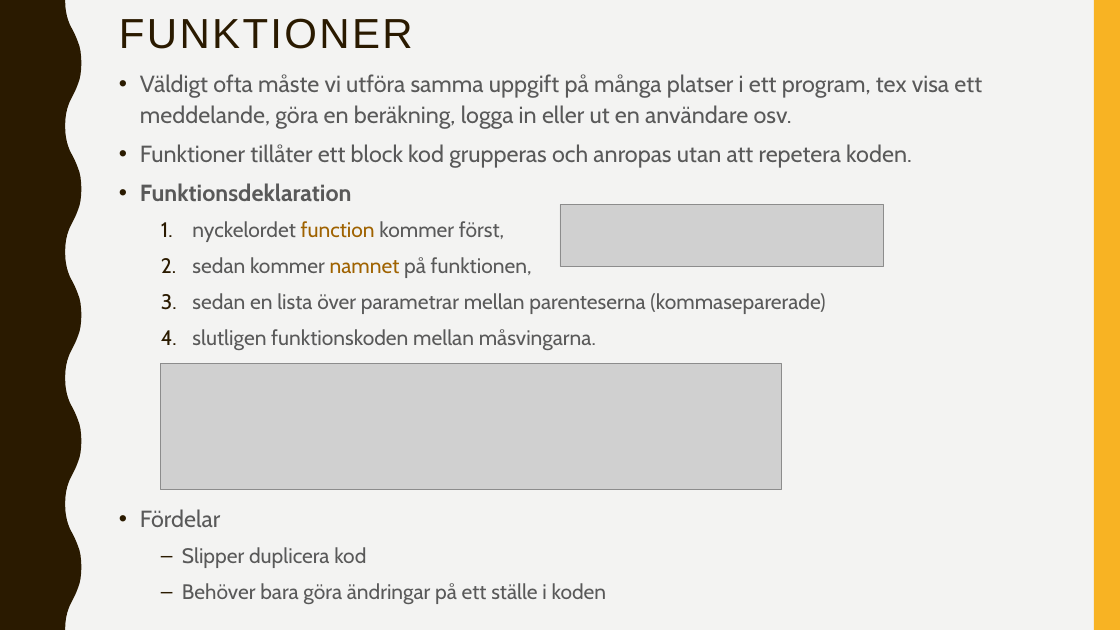
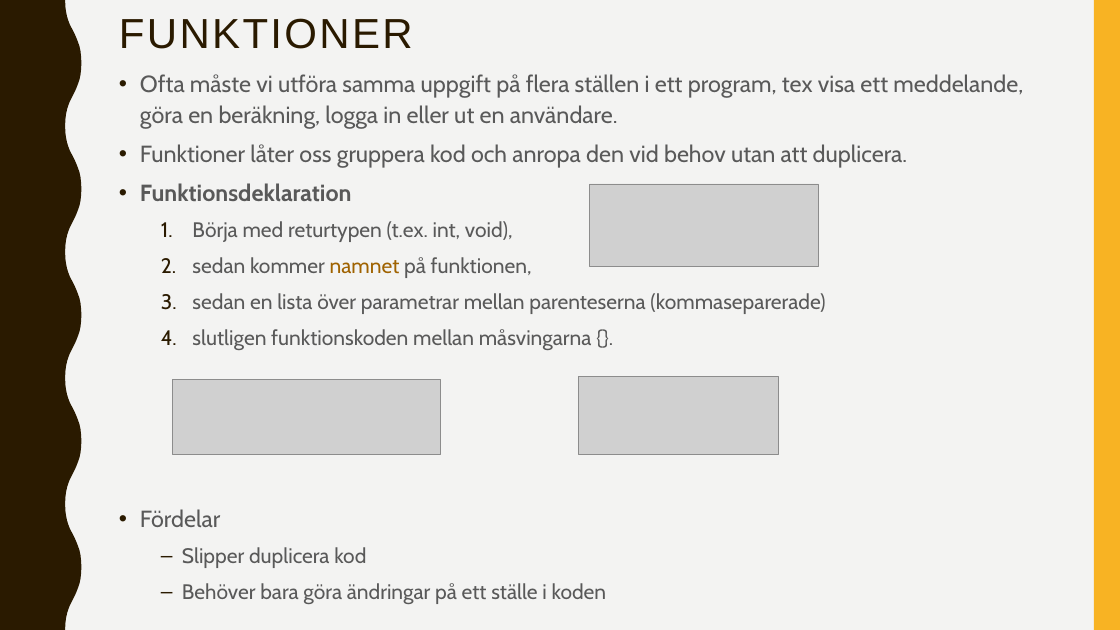
Before and after one commit to abbindustrigymnasium/hitachigymnasiet-250s-programmingexercises-programmering1-2025, a slide deck: slide 13 of C++/C++.pptx. Drawn at 1120x630 pixels with LibreOffice and Linux fonts; fonts in the diff are those of the drawing; grey boxes stand for pictures. Boxes give left, top, right and bottom in pixels: in the first picture for what was removed or moved away, otherwise in the second. Text is boxed around its words. In the diff, an @@ line names an element or a change of style, - is before the commit and + after.

```diff
--- a/C++/C++.pptx
+++ b/C++/C++.pptx
@@ text at bbox=[140, 74, 1023, 168]: text changed @@
-• Väldigt ofta måste vi utföra samma uppgift på många platser i ett program, tex visa ett meddelande, göra en beräkning, logga in eller ut en användare osv.
-• Funktioner tillåter ett block kod grupperas och anropas utan att repetera koden.
+• Ofta måste vi utföra samma uppgift på flera ställen i ett program, tex visa ett meddelande, göra en beräkning, logga in eller ut en användare.
+• Funktioner låter oss gruppera kod och anropa den vid behov utan att duplicera.
@@ picture: place and size @@
-picture at bbox=[560, 204, 884, 266]
+picture at bbox=[590, 184, 819, 266]
@@ text at bbox=[192, 221, 513, 242]: text changed @@
-  1. nyckelordet function kommer först,
+  1. Börja med returtypen (t.ex. int, void),
@@ text at bbox=[192, 329, 592, 350]: text changed @@
-  4. slutligen funktionskoden mellan måsvingarna.
+  4. slutligen funktionskoden mellan måsvingarna {}.
@@ picture removed at bbox=[160, 364, 782, 490] @@
@@ picture added at bbox=[172, 380, 440, 455] @@
@@ picture added at bbox=[578, 377, 778, 455] @@
```
Also in this commit, not shown: 11 other slides changed, 3 slides added, 3 slides removed, 1 other file.
